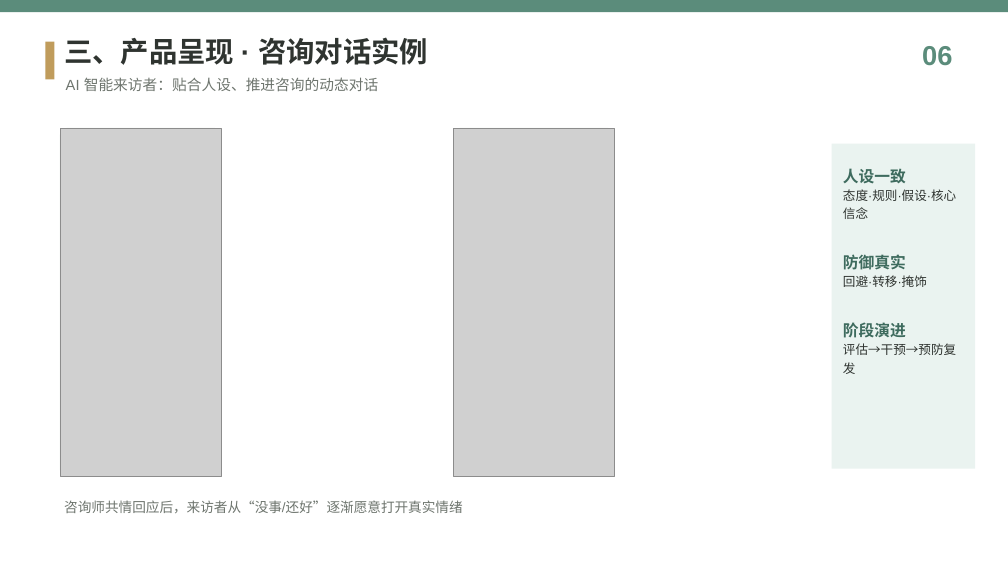
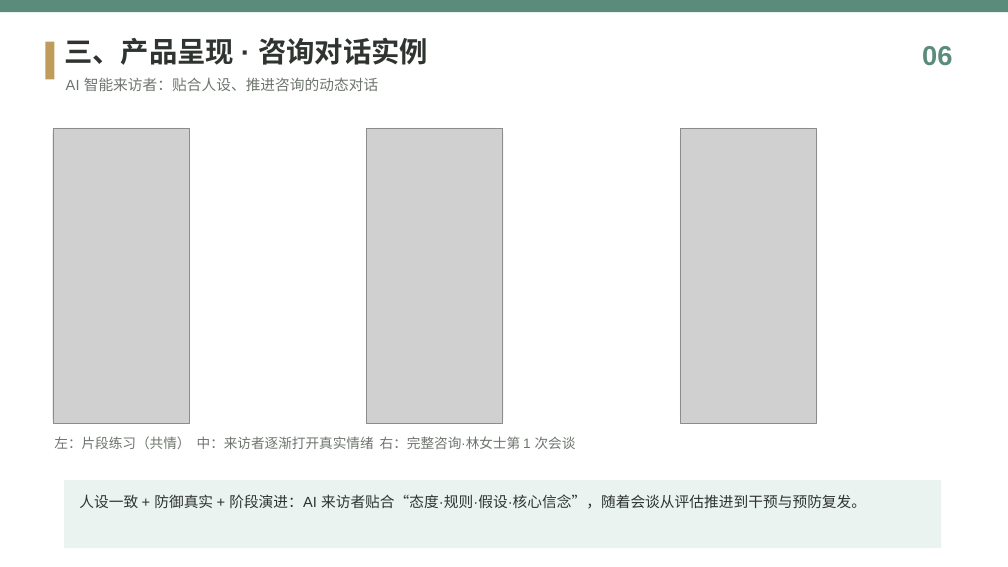
Before and after one commit to 7xlnn/-1, a slide deck: slide 6 of assets/知愈心理_产品介绍.pptx. Drawn at 1008x567 pixels with LibreOffice and Linux fonts; fonts in the diff are those of the drawing; grey boxes stand for pictures. Boxes give left, top, right and bottom in pixels: in the first picture for what was removed or moved away, otherwise in the second. Text is boxed around its words. In the diff, an @@ line names an element or a change of style, - is before the commit and + after.

```diff
--- a/assets/知愈心理_产品介绍.pptx
+++ b/assets/知愈心理_产品介绍.pptx
@@ picture: place and size @@
-picture at [60,129,222,476]
+picture at [53,129,189,423]
@@ rounded rectangle: place and size @@
-rounded rectangle at [60,129,222,476]
+rounded rectangle at [53,129,189,423]
@@ picture: place and size @@
-picture at [454,129,615,476]
+picture at [367,129,503,423]
@@ rounded rectangle: place and size @@
-rounded rectangle at [454,129,615,476]
+rounded rectangle at [367,129,503,423]
@@ rounded rectangle added at [681,129,817,423], fill #FFFFFF, outline #E0E8E4 1 pt @@
@@ picture added at [681,129,817,423] @@
@@ rectangle removed at [832,144,975,469] @@
@@ text removed at [843,168,956,374] @@
-人设一致
-态度·规则·假设·核心信念
-防御真实
-回避·转移·掩饰
-阶段演进
-评估→干预→预防复发
@@ text at [54,436,576,449]: text changed @@
-咨询师共情回应后，来访者从“没事/还好”逐渐愿意打开真实情绪
+左：片段练习（共情） 中：来访者逐渐打开真实情绪 右：完整咨询·林女士第 1 次会谈
@@ rectangle added at [64,480,941,548], fill #EAF3F0 @@
@@ text added at [79,494,866,509], 14 pt, text #2F3430 @@
+人设一致 + 防御真实 + 阶段演进：AI 来访者贴合“态度·规则·假设·核心信念”，随着会谈从评估推进到干预与预防复发。
```
Also in this commit, not shown: 2 other slides changed, 3 other files.
